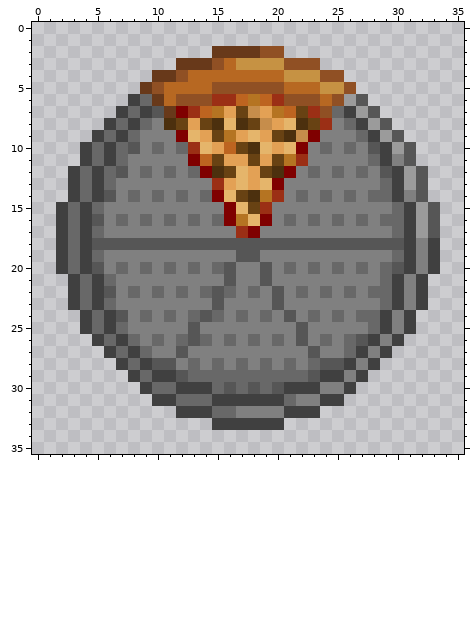
Pixel-art sprite, stored at Assets/Sprites/OneSixthPizza.png. Above: the version before the commit.
The file is 36x36 pixels. Colours within 5 levels of each other are drawn and written as one.
The same view after the edit:
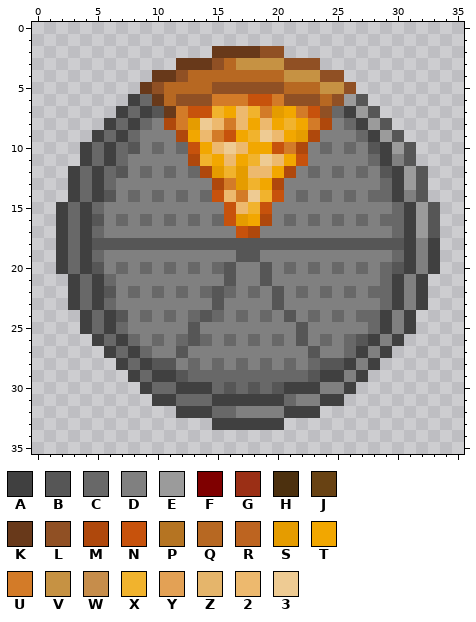
Palette (. is transparent): A #404040  B #565656  C #686868  D #808080  E #9b9b9b  F #7f0000  G #9b2f15  H #4c300e  J #684213  K #68391a  L #905024  M #af480c  N #c7520c  P #b57422  Q #b76822  R #bd6420  S #e59c00  T #f2a700  U #d37b28  V #c69243  W #c68d4b  X #f1b32d  Y #e3a155  Z #e5b56b  2 #edb96e  3 #eecb93
What changed:
Changed rows in their new state; - is an unchanged pixel.
first column x 11:
 6 ----UUUNNU----
 7 -UNNXT2XUSTUN-
 8 MUS32U2T2TXTUM
 9 -MT2UNTX32TSM-
10 --NT232TTNUM--
11 --MXT2TX32TN--
12 ---MSXS22TM---
13 ----MUSXTM----
14 ----N2U3XN----
15 -----N2XN-----
16 -----NSTM-----
17 ------NM------
Changed places in both pictures, as pixel boxes (x1, y1, x2, y2):
changed: (164, 94, 332, 238)
